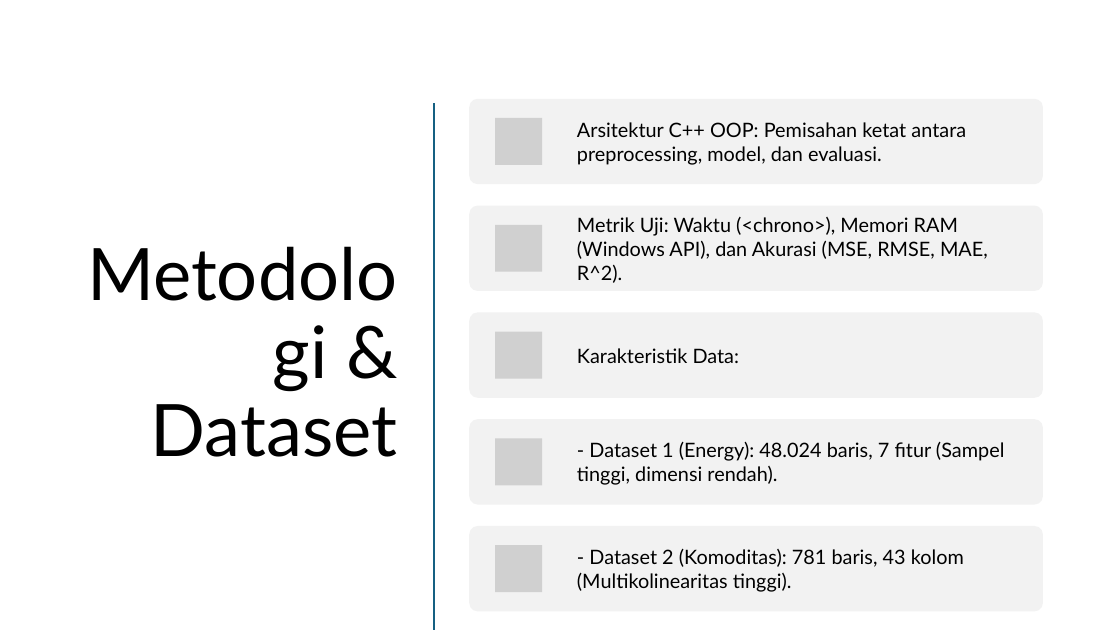
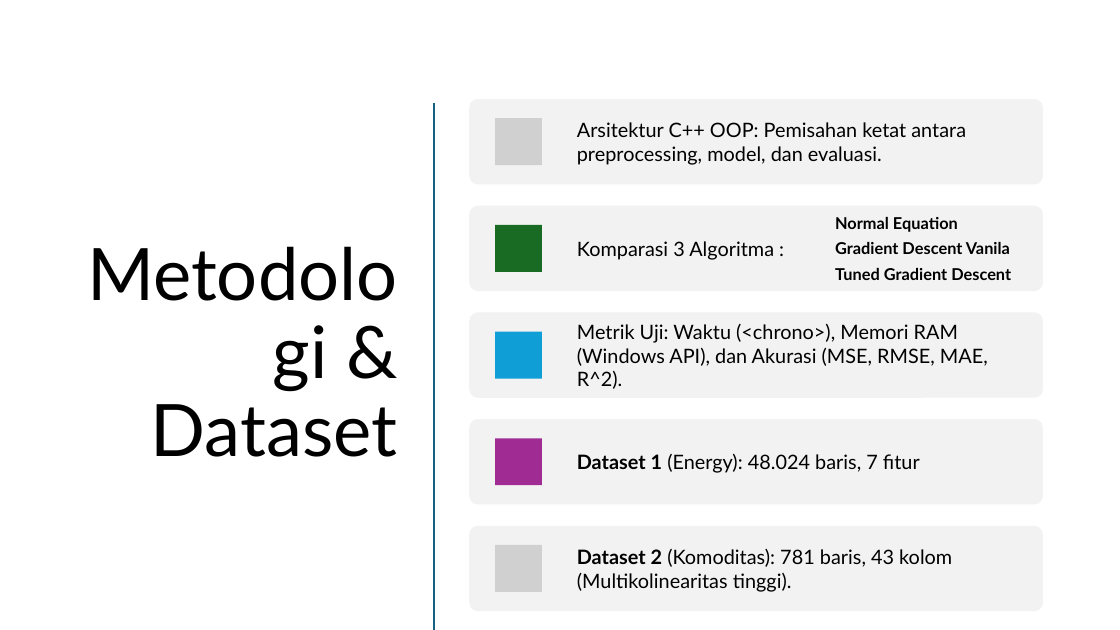
Before and after one commit to ddtambunan/DesainAlgoritmaLanjut, a slide deck: slide 4 of Slide/203012520014 _Dina Diana Tambunan_Slide.pptx. Drawn at 1120x630 pixels with LibreOffice and Linux fonts; fonts in the diff are those of the drawing; grey boxes stand for pictures. Boxes give left, top, right and bottom in pixels: in the first picture for what was removed or moved away, otherwise in the second. Text is boxed around its words. In the diff, an @@ line names an element or a change of style, - is before the commit and + after.

```diff
--- a/Slide/203012520014 _Dina Diana Tambunan_Slide.pptx
+++ b/Slide/203012520014 _Dina Diana Tambunan_Slide.pptx
@@ text "Metrik Uji: Waktu (<chrono>), Memori ...": place and size @@
-text "Metrik Uji: Waktu (<chrono>), Memori ..." at box(577, 217, 988, 283)
+text "Metrik Uji: Waktu (<chrono>), Memori ..." at box(577, 324, 988, 389)
@@ group removed at box(495, 225, 740, 486): 3 pictures, 1 text @@
-Karakteristik Data:
@@ group added at box(495, 217, 1011, 486): 3 rectangles, 2 texts @@
+Komparasi 3 Algoritma :
+Normal Equation
+Gradient Descent Vanila
+Tuned Gradient Descent
@@ text at box(577, 454, 920, 473): text changed @@
-- Dataset 1 (Energy): 48.024 baris, 7 fitur (Sampel tinggi, dimensi rendah).
+Dataset 1 (Energy): 48.024 baris, 7 fitur
@@ text at box(577, 549, 952, 592): text changed @@
-- Dataset 2 (Komoditas): 781 baris, 43 kolom (Multikolinearitas tinggi).
+Dataset 2 (Komoditas): 781 baris, 43 kolom (Multikolinearitas tinggi).
```
Also in this commit, not shown: 4 other slides changed.
